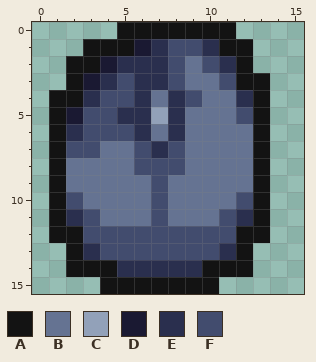
A pixel-art sprite gets an edit: fonts/smallfont/0100.png. That is the earlier state.
The file is 16x16 pixels.
Palette (. is transparent): A #131313  B #657392  C #92a1b9  D #1a1932  E #2a2f4e  F #424c6e
Pixels before, first column x 1:
 0 ....AAAAAAA..
 1 ..AAADEFFEAA.
 2 .AADEEEFBFEA.
 3 .ADEFEEFBBFAA
 4 AAEFFEBEFBBEA
 5 ADFFEECEBBBFA
 6 AEFFFEBEBBBBA
 7 AFFBBFEFBBBBA
 8 ABBBBFFFBBBBA
 9 ABBBBBFBBBBBA
10 AFBBBBFBBBBFA
11 AEFBBBFBBBFEA
12 AAFFFFFFFFFAA
13 .AEFFFFFFFEA.
14 .AAAEEEEEAAA.
15 ...AAAAAAA...
And afterwards:
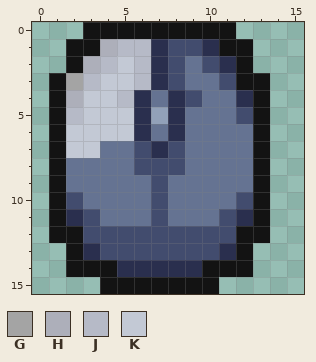
Colours new in this view: G #a4a4a4  H #adafba  J #b6bac7  K #c3c9d5
Edits made:
Changed rows in their new state; - is an unchanged pixel.
first column x 1:
 0 --AA--
 1 -A-HJJ
 2 --HJKJ
 3 AGJKKJ
 4 -HKKJ-
 5 -JKKK-
 6 -KKKK-
 7 -KK---
Where, in picture pixels (left, top, right, bottom), the same in both pictures:
changed: (49, 22, 151, 158)
